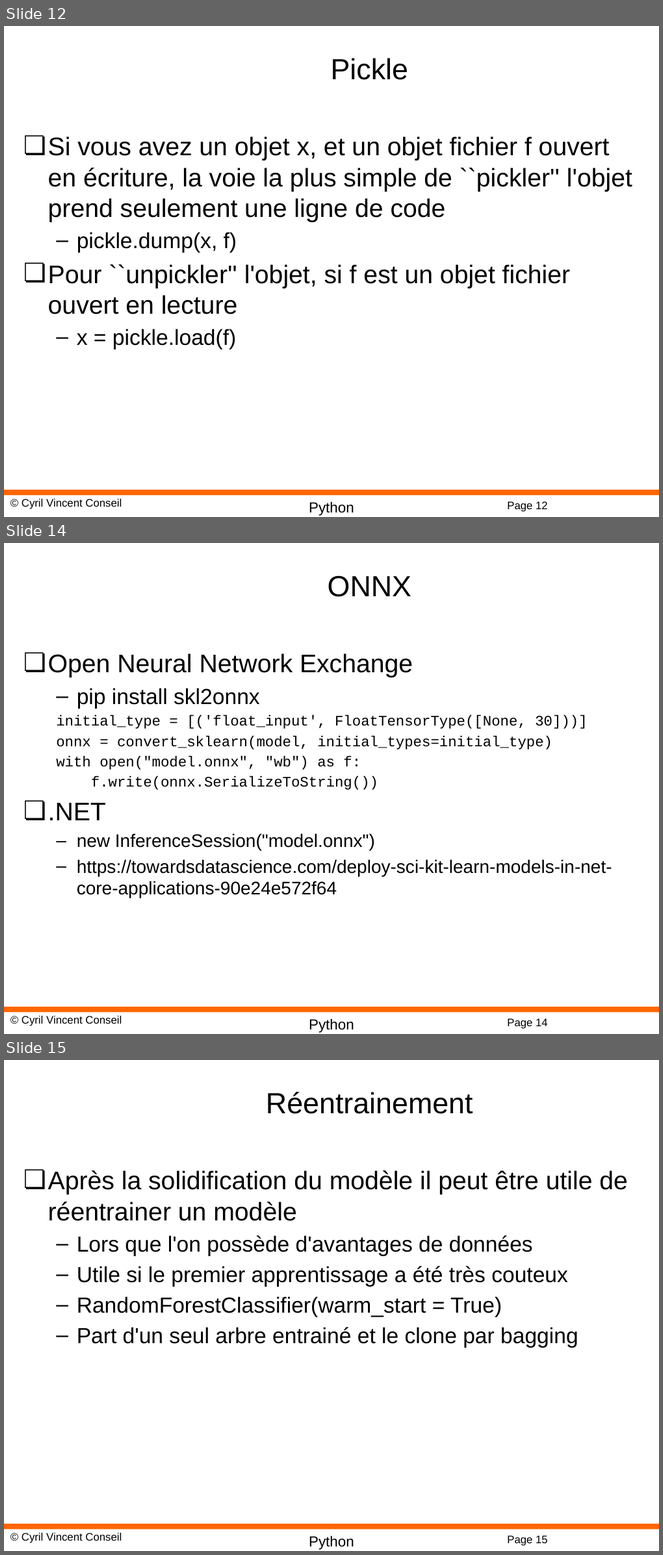
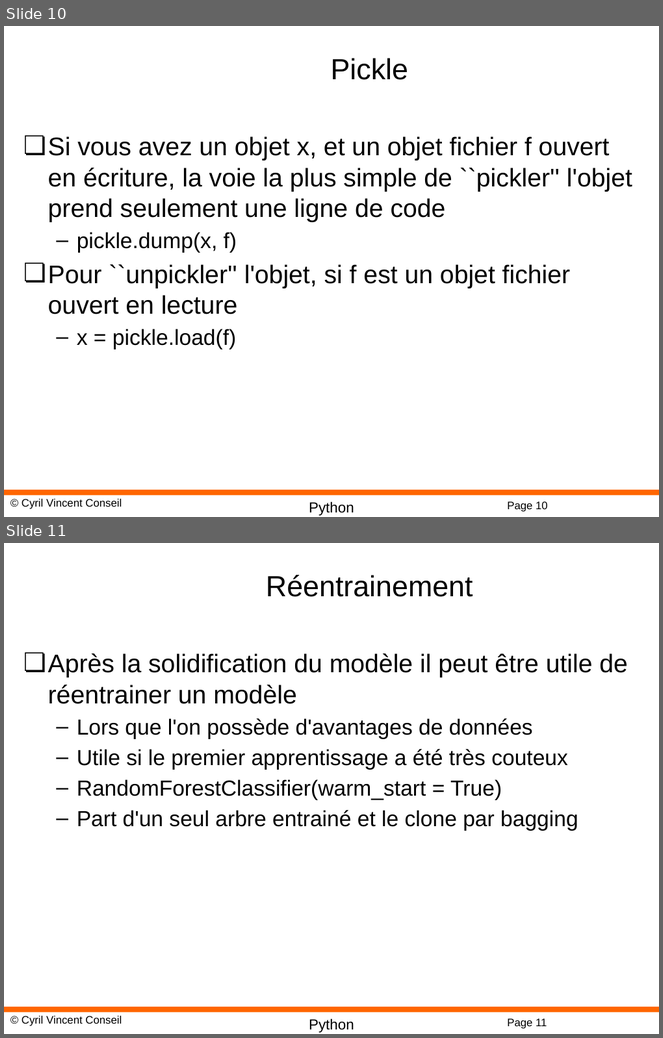
Before and after one commit to cyrilvincent/datascience, a slide deck: ppt/MachineLearning15-RandomForest.pptx. Shown one above the other, each under a label of ours: slides 12, 14 and 15 before the commit, slides 10 and 11 after it; the slides between them are not shown. The pictures are 663x1555 and 663x1038 pixels, drawn with LibreOffice and Linux fonts; fonts in the diff are those of the drawing; background and template pictures are left out. Boxes give left, top, right and bottom in pixels: in the first picture for what was removed or moved away, otherwise in the second. Text is boxed around its words. In the diff, an @@ line names an element or a change of style, - is before the commit and + after.

```diff
--- a/ppt/MachineLearning15-RandomForest.pptx
+++ b/ppt/MachineLearning15-RandomForest.pptx
@@ slide 14 removed at [4,543,659,1034], background #FFFFFF; not listed: 4 template elements that a slide beside it also shows @@
@@ title removed at [328,575,412,597] @@
-ONNX
@@ text removed at [48,653,612,898] @@
-❏ Open Neural Network Exchange
-  – pip install skl2onnx
-  initial_type = [('float_input', FloatTensorType([None, 30]))]
-  onnx = convert_sklearn(model, initial_types=initial_type)
-  with open("model.onnx", "wb") as f:
-  f.write(onnx.SerializeToString())
-❏ .NET
-  – new InferenceSession("model.onnx")
-  – https://towardsdatascience.com/deploy-sci-kit-learn-models-in-net-core-applications-90e24e572f64
@@ what was slide 12 is now slide 10 @@
@@ page number at [507,502,548,512]: text changed @@
-Page 12
+Page 10
@@ what was slide 15 is now slide 11 @@
@@ page number at [507,1019,547,1029]: text changed @@
-Page 15
+Page 11
```
Also in this commit, not shown: 3 other slides removed, 2 other files.
